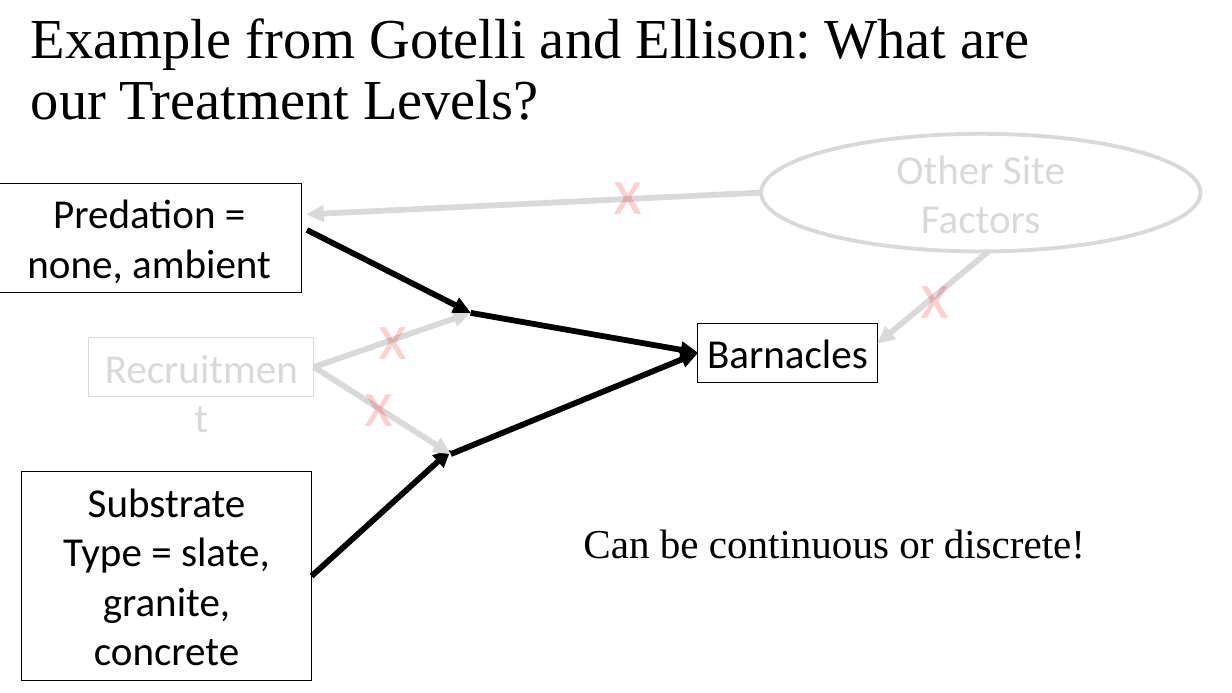
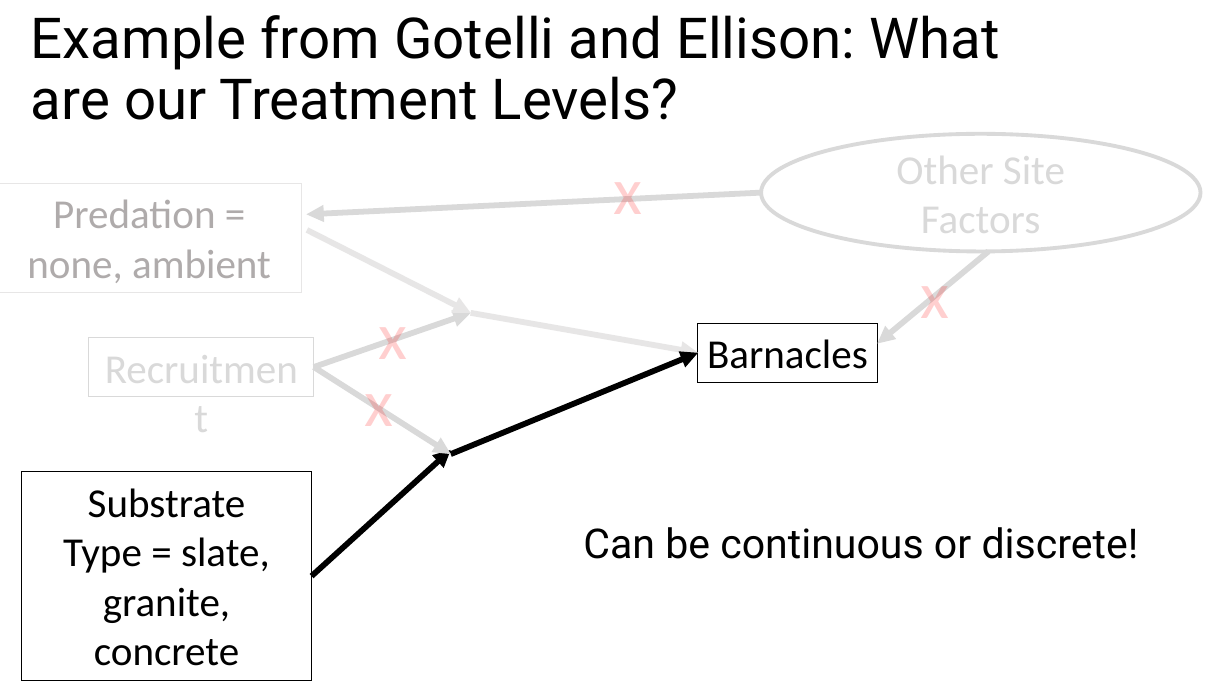
Before and after one commit to biol607/biol607.github.io, a slide deck: slide 7 of lectures/causality_experiments.pptx (slide 40 before the commit). Drawn at 1232x693 pixels with LibreOffice and Linux fonts; fonts in the diff are those of the drawing. Boxes give left, top, right and bottom in pixels: in the first picture for what was removed or moved away, otherwise in the second. Text is boxed around its words. In the diff, an @@ line names an element or a change of style, - is before the commit and + after.

Commit message:
Updating expt design lecture

```diff
--- a/lectures/causality_experiments.pptx
+++ b/lectures/causality_experiments.pptx
@@ title "Example from Gotelli and Ellison: ..." at box(31, 15, 999, 120): font Times New Roman to Roboto @@
@@ rectangle "Predation = none, ambient" at box(0, 183, 301, 292): text colour #000000 to #AFABAB; outline #000000 0.75 pt to #E7E6E6 0.75 pt @@
@@ arrow (307, 230) - (470, 313): stroke #000000 4.5 pt to #E7E6E6 4.5 pt @@
@@ arrow (470, 313) - (698, 353): stroke #000000 4.5 pt to #E7E6E6 4.5 pt @@
@@ text "Can be continuous or discrete!" at box(583, 527, 1139, 559): font Times New Roman to Roboto @@
```
Also in this commit, not shown: 21 other slides changed, 25 slides added, 30 slides removed.
